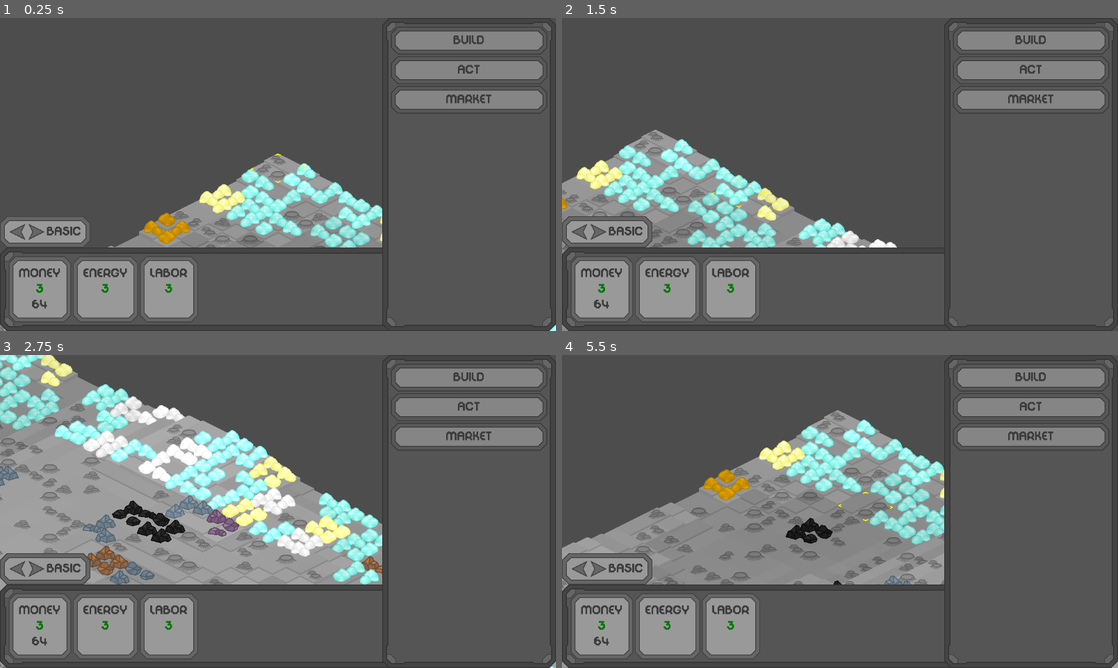
Above: before the commit, frames 1-4 (two rows, left to right).
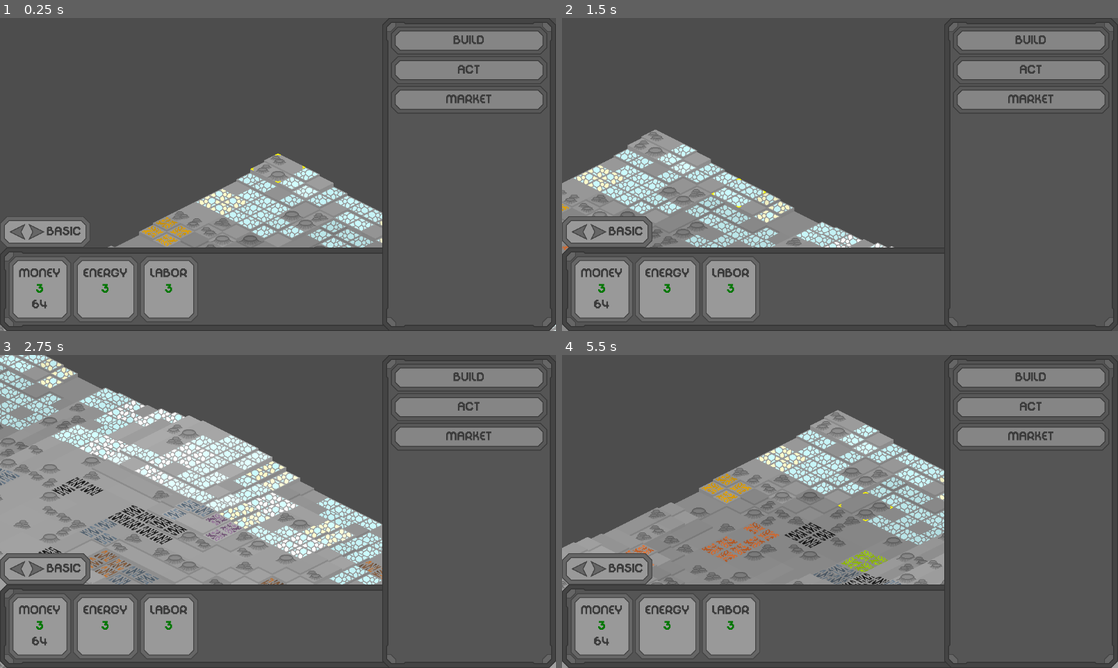
Above: after the commit, the same moments.

Repository: scoopish102/Pebble-In-The-Sky
Game: Godot game, scene res://scenes/world.tscn
The game is run twice, just before and just after one commit, with the same random seed, the same clock (stepped at 60 frames per second) and the same inputs.
Inputs (mouse positions are in pixels of both pictures, inside the frame that each line leads up to):
- Up to frame 1 (0.25 s): no input
- Up to frame 2 (1.5 s): tap Enter at 0.5 s; move the mouse to (962, 158) at 0.52 s; hold Right (ui_right) 0.53-1.28 s; move the mouse to (728, 190) at 1.27 s; hold Down (ui_down) from 1.28 s (still down)
- Up to frame 3 (2.75 s): move the mouse to (333, 442) at 2.02 s; release Down (ui_down) at 2.03 s; hold Right (ui_right) from 2.03 s (still down)
- Up to frame 4 (5.5 s): move the mouse to (812, 574) at 2.77 s; release Right (ui_right) at 2.78 s; hold Up (ui_up) 2.78-3.53 s; move the mouse to (1006, 558) at 3.52 s; hold Left (ui_left) 3.53-5.03 s; move the mouse to (673, 464) at 4.27 s; move the mouse to (867, 511) at 5.02 s; hold Down (ui_down) from 5.03 s (still down)

The runs differ from the first frame. In frame 1, 4.0% of the frame differs, in the area x 25-100%, y 46-100%; in frame 2, 5.4%; in frame 3, 13%, in the area x 0-100%, y 0-100%; in frame 4, 6.2%.

Commit message:
ore graphics changefd

Diff:
--- a/resources/terrainset.tres
+++ b/resources/terrainset.tres
@@ -1,96 +1,72 @@
-[gd_resource type="SpriteFrames" load_steps=38 format=3 uid="uid://c4ogsdvua0wox"]
+[gd_resource type="SpriteFrames" load_steps=30 format=3 uid="uid://c4ogsdvua0wox"]
 
 [ext_resource type="Texture2D" uid="uid://bocwcso5awb48" path="res://assets/tiles.9.27.png" id="1_7ft3c"]
-[ext_resource type="Texture2D" uid="uid://bgcrd0t2e0vmv" path="res://assets/ores.10.31.png" id="1_f8e8p"]
+[ext_resource type="Texture2D" uid="uid://bgcrd0t2e0vmv" path="res://assets/ores.11.12.png" id="1_jot7e"]
 [ext_resource type="Texture2D" uid="uid://u2g4hdvcpo4f" path="res://assets/buildings.center.10.29.png" id="3_wyas2"]
 
 [sub_resource type="AtlasTexture" id="AtlasTexture_0ql6n"]
-atlas = ExtResource("1_f8e8p")
+atlas = ExtResource("1_jot7e")
 region = Rect2(0, 128, 128, 128)
 
-[sub_resource type="AtlasTexture" id="AtlasTexture_xb7re"]
-atlas = ExtResource("1_f8e8p")
+[sub_resource type="AtlasTexture" id="AtlasTexture_8b466"]
+atlas = ExtResource("1_jot7e")
 region = Rect2(128, 128, 128, 128)
 
-[sub_resource type="AtlasTexture" id="AtlasTexture_4p0h5"]
-atlas = ExtResource("1_f8e8p")
-region = Rect2(256, 128, 128, 128)
-
-[sub_resource type="AtlasTexture" id="AtlasTexture_06vrc"]
-atlas = ExtResource("1_f8e8p")
-region = Rect2(384, 128, 128, 128)
-
-[sub_resource type="AtlasTexture" id="AtlasTexture_1ee5c"]
-atlas = ExtResource("1_f8e8p")
-region = Rect2(256, 512, 128, 128)
-
-[sub_resource type="AtlasTexture" id="AtlasTexture_xn8n3"]
-atlas = ExtResource("1_f8e8p")
-region = Rect2(384, 512, 128, 128)
+[sub_resource type="AtlasTexture" id="AtlasTexture_n4csf"]
+atlas = ExtResource("1_jot7e")
+region = Rect2(0, 640, 128, 128)
+
+[sub_resource type="AtlasTexture" id="AtlasTexture_k83mx"]
+atlas = ExtResource("1_jot7e")
+region = Rect2(128, 640, 128, 128)
 
 [sub_resource type="AtlasTexture" id="AtlasTexture_wig61"]
-atlas = ExtResource("1_f8e8p")
+atlas = ExtResource("1_jot7e")
 region = Rect2(0, 512, 128, 128)
 
-[sub_resource type="AtlasTexture" id="AtlasTexture_n4j5q"]
-atlas = ExtResource("1_f8e8p")
+[sub_resource type="AtlasTexture" id="AtlasTexture_7ieib"]
+atlas = ExtResource("1_jot7e")
 region = Rect2(128, 512, 128, 128)
 
-[sub_resource type="AtlasTexture" id="AtlasTexture_l1t0r"]
-atlas = ExtResource("1_f8e8p")
-region = Rect2(256, 640, 128, 128)
-
-[sub_resource type="AtlasTexture" id="AtlasTexture_h8wor"]
-atlas = ExtResource("1_f8e8p")
-region = Rect2(384, 640, 128, 128)
+[sub_resource type="AtlasTexture" id="AtlasTexture_uyw40"]
+atlas = ExtResource("1_jot7e")
+region = Rect2(0, 896, 128, 128)
+
+[sub_resource type="AtlasTexture" id="AtlasTexture_tg2w8"]
+atlas = ExtResource("1_jot7e")
+region = Rect2(128, 896, 128, 128)
 
 [sub_resource type="AtlasTexture" id="AtlasTexture_kqsyx"]
-atlas = ExtResource("1_f8e8p")
+atlas = ExtResource("1_jot7e")
 region = Rect2(0, 0, 128, 128)
 
-[sub_resource type="AtlasTexture" id="AtlasTexture_1rivl"]
-atlas = ExtResource("1_f8e8p")
+[sub_resource type="AtlasTexture" id="AtlasTexture_nntb3"]
+atlas = ExtResource("1_jot7e")
 region = Rect2(128, 0, 128, 128)
 
-[sub_resource type="AtlasTexture" id="AtlasTexture_iyfqj"]
-atlas = ExtResource("1_f8e8p")
-region = Rect2(256, 0, 128, 128)
-
-[sub_resource type="AtlasTexture" id="AtlasTexture_n8kvd"]
-atlas = ExtResource("1_f8e8p")
-region = Rect2(384, 0, 128, 128)
-
-[sub_resource type="AtlasTexture" id="AtlasTexture_pxwr4"]
-atlas = ExtResource("1_f8e8p")
-region = Rect2(0, 256, 128, 128)
-
-[sub_resource type="AtlasTexture" id="AtlasTexture_5x7fm"]
-atlas = ExtResource("1_f8e8p")
-region = Rect2(128, 256, 128, 128)
-
-[sub_resource type="AtlasTexture" id="AtlasTexture_20bfa"]
-atlas = ExtResource("1_f8e8p")
-region = Rect2(256, 256, 128, 128)
-
-[sub_resource type="AtlasTexture" id="AtlasTexture_qy3y2"]
-atlas = ExtResource("1_f8e8p")
-region = Rect2(384, 256, 128, 128)
-
-[sub_resource type="AtlasTexture" id="AtlasTexture_dhn74"]
-atlas = ExtResource("1_f8e8p")
-region = Rect2(256, 768, 128, 128)
-
-[sub_resource type="AtlasTexture" id="AtlasTexture_8jxbf"]
-atlas = ExtResource("1_f8e8p")
-region = Rect2(384, 768, 128, 128)
-
-[sub_resource type="AtlasTexture" id="AtlasTexture_46jm1"]
-atlas = ExtResource("1_f8e8p")
-region = Rect2(0, 768, 128, 128)
-
-[sub_resource type="AtlasTexture" id="AtlasTexture_b4u3o"]
-atlas = ExtResource("1_f8e8p")
-region = Rect2(128, 768, 128, 128)
+[sub_resource type="AtlasTexture" id="AtlasTexture_7iroi"]
+atlas = ExtResource("1_jot7e")
+region = Rect2(0, 384, 128, 128)
+
+[sub_resource type="AtlasTexture" id="AtlasTexture_ibkfn"]
+atlas = ExtResource("1_jot7e")
+region = Rect2(128, 384, 128, 128)
+
+[sub_resource type="AtlasTexture" id="AtlasTexture_a5va5"]
+atlas = ExtResource("1_jot7e")
+region = Rect2(0, 1152, 128, 128)
+
+[sub_resource type="AtlasTexture" id="AtlasTexture_r3ul2"]
+atlas = ExtResource("1_jot7e")
+region = Rect2(128, 1152, 128, 128)
+
+[sub_resource type="AtlasTexture" id="AtlasTexture_yubo3"]
+atlas = ExtResource("1_jot7e")
+region = Rect2(0, 1024, 128, 128)
+
+[sub_resource type="AtlasTexture" id="AtlasTexture_8gqkk"]
+atlas = ExtResource("1_jot7e")
+region = Rect2(128, 1024, 128, 128)
 
 [sub_resource type="AtlasTexture" id="AtlasTexture_jfgyy"]
 atlas = ExtResource("1_7ft3c")
@@ -116,29 +92,21 @@
 atlas = ExtResource("3_wyas2")
 region = Rect2(128, 192, 64, 64)
 
-[sub_resource type="AtlasTexture" id="AtlasTexture_8pa2g"]
-atlas = ExtResource("1_f8e8p")
-region = Rect2(0, 640, 128, 128)
-
-[sub_resource type="AtlasTexture" id="AtlasTexture_javr1"]
-atlas = ExtResource("1_f8e8p")
-region = Rect2(128, 640, 128, 128)
-
-[sub_resource type="AtlasTexture" id="AtlasTexture_8k7ui"]
-atlas = ExtResource("1_f8e8p")
-region = Rect2(0, 384, 128, 128)
-
-[sub_resource type="AtlasTexture" id="AtlasTexture_wgkhf"]
-atlas = ExtResource("1_f8e8p")
-region = Rect2(128, 384, 128, 128)
-
-[sub_resource type="AtlasTexture" id="AtlasTexture_m38fj"]
-atlas = ExtResource("1_f8e8p")
-region = Rect2(256, 384, 128, 128)
-
-[sub_resource type="AtlasTexture" id="AtlasTexture_iadkk"]
-atlas = ExtResource("1_f8e8p")
-region = Rect2(384, 384, 128, 128)
+[sub_resource type="AtlasTexture" id="AtlasTexture_x3e7i"]
+atlas = ExtResource("1_jot7e")
+region = Rect2(0, 768, 128, 128)
+
+[sub_resource type="AtlasTexture" id="AtlasTexture_6yks3"]
+atlas = ExtResource("1_jot7e")
+region = Rect2(128, 768, 128, 128)
+
+[sub_resource type="AtlasTexture" id="AtlasTexture_x3r6d"]
+atlas = ExtResource("1_jot7e")
+region = Rect2(0, 256, 128, 128)
+
+[sub_resource type="AtlasTexture" id="AtlasTexture_qse2j"]
+atlas = ExtResource("1_jot7e")
+region = Rect2(128, 256, 128, 128)
 
 [resource]
 animations = [{
@@ -147,13 +115,7 @@
 "texture": SubResource("AtlasTexture_0ql6n")
 }, {
 "duration": 1.0,
-"texture": SubResource("AtlasTexture_xb7re")
-}, {
-"duration": 1.0,
-"texture": SubResource("AtlasTexture_4p0h5")
-}, {
-"duration": 1.0,
-"texture": SubResource("AtlasTexture_06vrc")
+"texture": SubResource("AtlasTexture_8b466")
 }],
 "loop": true,
 "name": &"CARBON",
@@ -161,10 +123,10 @@
 }, {
 "frames": [{
 "duration": 1.0,
-"texture": SubResource("AtlasTexture_1ee5c")
-}, {
-"duration": 1.0,
-"texture": SubResource("AtlasTexture_xn8n3")
+"texture": SubResource("AtlasTexture_n4csf")
+}, {
+"duration": 1.0,
+"texture": SubResource("AtlasTexture_k83mx")
 }],
 "loop": true,
 "name": &"COPPER",
@@ -183,10 +145,10 @@
 }, {
 "frames": [{
 "duration": 1.0,
-"texture": SubResource("AtlasTexture_l1t0r")
-}, {
-"duration": 1.0,
-"texture": SubResource("AtlasTexture_h8wor")
+"texture": SubResource("AtlasTexture_uyw40")
+}, {
+"duration": 1.0,
+"texture": SubResource("AtlasTexture_tg2w8")
 }],
 "loop": true,
 "name": &"ICE",
@@ -197,13 +159,7 @@
 "texture": SubResource("AtlasTexture_kqsyx")
 }, {
 "duration": 1.0,
-"texture": SubResource("AtlasTexture_1rivl")
-}, {
-"duration": 1.0,
-"texture": SubResource("AtlasTexture_iyfqj")
-}, {
-"duration": 1.0,
-"texture": SubResource("AtlasTexture_n8kvd")
+"texture": SubResource("AtlasTexture_nntb3")
 }],
 "loop": true,
 "name": &"IRON",
@@ -211,16 +167,10 @@
 }, {
 "frames": [{
 "duration": 1.0,
-"texture": SubResource("AtlasTexture_pxwr4")
-}, {
-"duration": 1.0,
-"texture": SubResource("AtlasTexture_5x7fm")
-}, {
-"duration": 1.0,
-"texture": SubResource("AtlasTexture_20bfa")
-}, {
-"duration": 1.0,
-"texture": SubResource("AtlasTexture_qy3y2")
+"texture": SubResource("AtlasTexture_7iroi")
+}, {
+"duration": 1.0,
+"texture": SubResource("AtlasTexture_ibkfn")
 }],
 "loop": true,
 "name": &"LITHIUM",
@@ -228,10 +178,10 @@
 }, {
 "frames": [{
 "duration": 1.0,
-"texture": SubResource("AtlasTexture_dhn74")
-}, {
-"duration": 1.0,
-"texture": SubResource("AtlasTexture_8jxbf")
+"texture": SubResource("AtlasTexture_a5va5")
+}, {
+"duration": 1.0,
+"texture": SubResource("AtlasTexture_r3ul2")
 }],
 "loop": true,
 "name": &"NITROGEN",
@@ -239,10 +189,10 @@
 }, {
 "frames": [{
 "duration": 1.0,
-"texture": SubResource("AtlasTexture_46jm1")
-}, {
-"duration": 1.0,
-"texture": SubResource("AtlasTexture_b4u3o")
+"texture": SubResource("AtlasTexture_yubo3")
+}, {
+"duration": 1.0,
+"texture": SubResource("AtlasTexture_8gqkk")
 }],
 "loop": true,
 "name": &"PHOSPHORUS",
@@ -273,10 +223,10 @@
 }, {
 "frames": [{
 "duration": 1.0,
-"texture": SubResource("AtlasTexture_8pa2g")
-}, {
-"duration": 1.0,
-"texture": SubResource("AtlasTexture_javr1")
+"texture": SubResource("AtlasTexture_x3e7i")
+}, {
+"duration": 1.0,
+"texture": SubResource("AtlasTexture_6yks3")
 }],
 "loop": true,
 "name": &"URANIUM",
@@ -284,16 +234,10 @@
 }, {
 "frames": [{
 "duration": 1.0,
-"texture": SubResource("AtlasTexture_8k7ui")
-}, {
-"duration": 1.0,
-"texture": SubResource("AtlasTexture_wgkhf")
-}, {
-"duration": 1.0,
-"texture": SubResource("AtlasTexture_m38fj")
-}, {
-"duration": 1.0,
-"texture": SubResource("AtlasTexture_iadkk")
+"texture": SubResource("AtlasTexture_x3r6d")
+}, {
+"duration": 1.0,
+"texture": SubResource("AtlasTexture_qse2j")
 }],
 "loop": true,
 "name": &"ZINC",
--- a/scenes/subtile.tscn
+++ b/scenes/subtile.tscn
@@ -19,7 +19,7 @@
 
 [node name="subterrain" type="AnimatedSprite2D" parent="."]
 sprite_frames = ExtResource("2_fqo6r")
-animation = &"ICE"
+animation = &"ZINC"
 offset = Vector2(0, -16)
 
 [node name="building" type="AnimatedSprite2D" parent="."]
--- a/scripts/map.gd
+++ b/scripts/map.gd
@@ -68,9 +68,11 @@
 	for i in range(0, 2): generateBlot(randomPosition(), percentSizeOfMap(0.75), .05, Global.TERRAIN.COPPER)
 	for i in range(0, 4): generateBlot(randomPosition(), percentSizeOfMap(0.75), .05, Global.TERRAIN.CARBON)
 	for i in range(0, 4): generateBlot(randomPosition(), percentSizeOfMap(0.75), .05, Global.TERRAIN.IRON)
+	"""
 	for x in range(0, Global.mapSize.x):
 		for y in range(0, Global.mapSize.y):
-			if randi()%2==0: terrainMap[Vector2i(x, y)] = Global.TERRAIN.PLAIN
+			if randi()%2==0: terrainMap[Vector2i(x, y)] = Global.TERRAIN.PLAIN #half all ores
+	"""
 
 func percentSizeOfMap(percent):
 	return Vector2i(ceili(Global.mapSize.x * percent), ceili(Global.mapSize.y * percent))
Binary file removed: assets/ores.10.31.png
Binary file added: assets/ores.11.12.png
Not shown, changed: assets/ores.11.12.png.import
Not shown: 1 places in resources/terrainset.tres that only renumber resources
